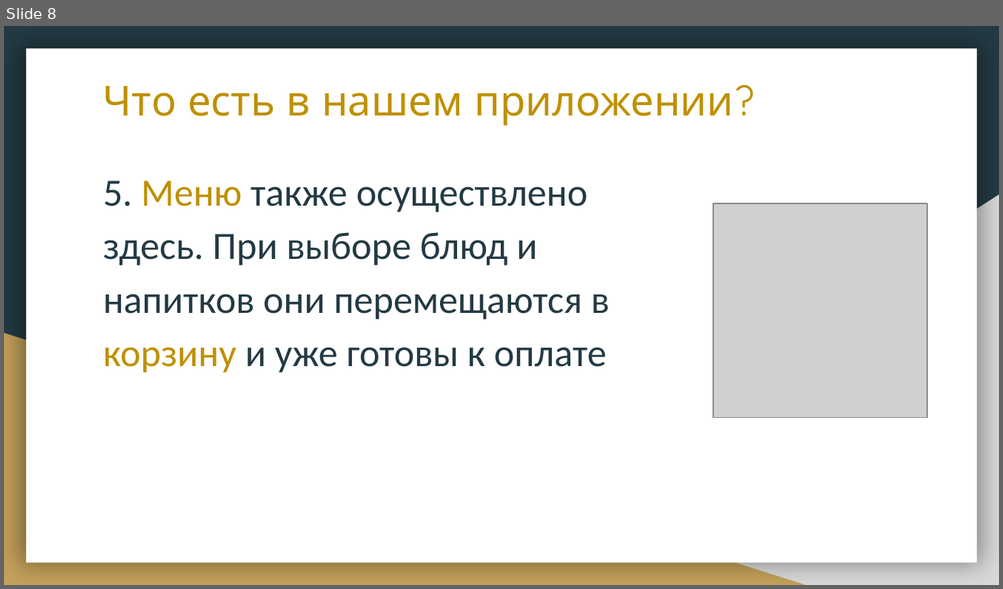
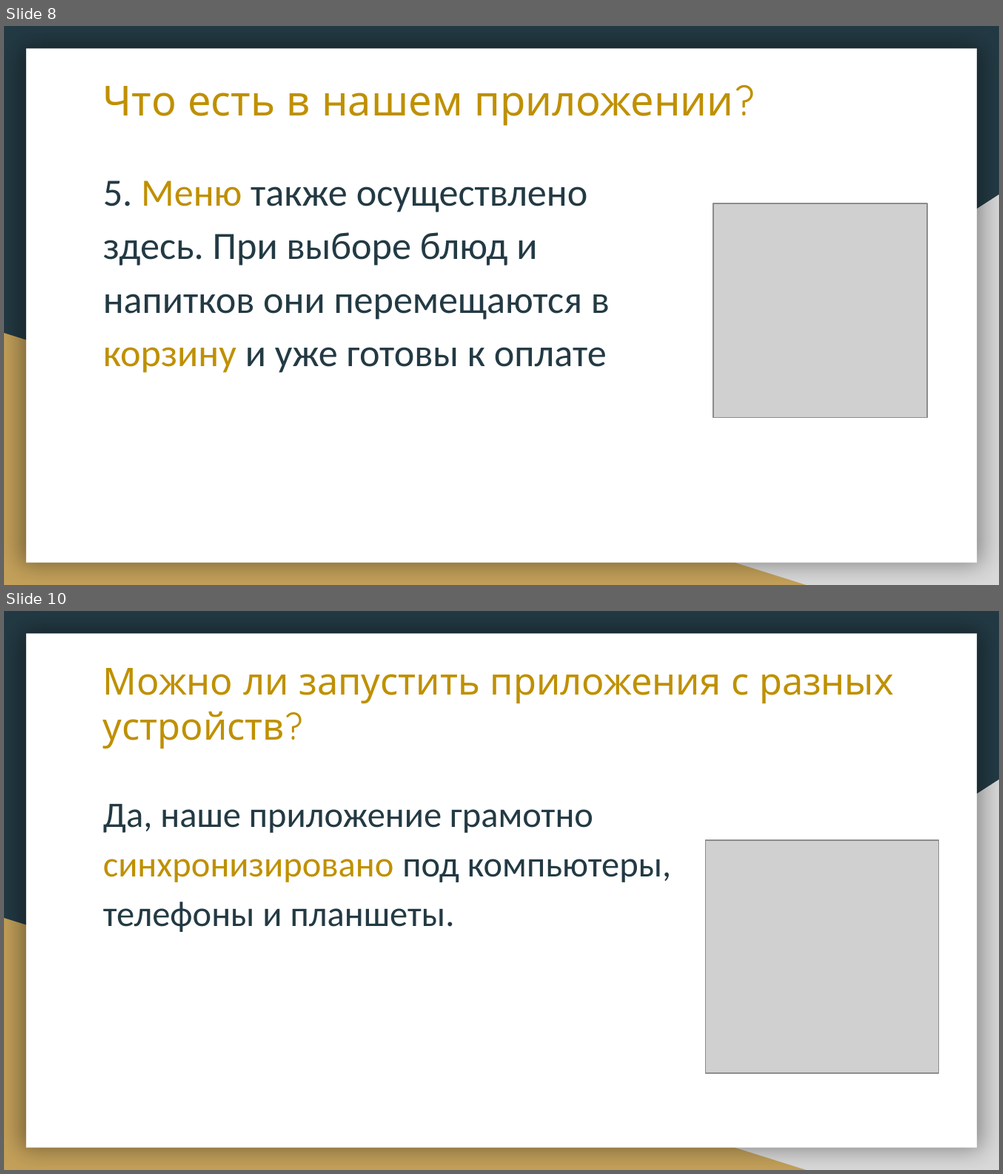
Before and after one commit to BestBotsInDaWorld/dining-room, a slide deck: Presentation.pptx. Shown one above the other, each under a label of ours: slide 8 before the commit, slides 8 and 10 after it; the slides between them are not shown. The pictures are 1003x589 and 1003x1174 pixels, drawn with LibreOffice and Linux fonts; fonts in the diff are those of the drawing; grey boxes stand for pictures. Boxes give left, top, right and bottom in pixels: in the first picture for what was removed or moved away, otherwise in the second. Text is boxed around its words. In the diff, an @@ line names an element or a change of style, - is before the commit and + after.

```diff
--- a/Presentation.pptx
+++ b/Presentation.pptx
@@ slide 10 added at (x1=4, y1=611, x2=999, y2=1170), background #233A44; not listed: 3 template elements that a slide beside it also shows @@
@@ title added at (x1=103, y1=668, x2=893, y2=749), 27 pt, text #BF9000 @@
+Можно ли запустить приложения с разных устройств?
@@ text added at (x1=103, y1=804, x2=671, y2=932), 26 pt, text #233A44 @@
+Да, наше приложение грамотно синхронизировано под компьютеры, телефоны и планшеты.
@@ picture added at (x1=706, y1=840, x2=938, y2=1073) @@
```
Also in this commit, not shown: 1 slide changed, 1 other slide added.
